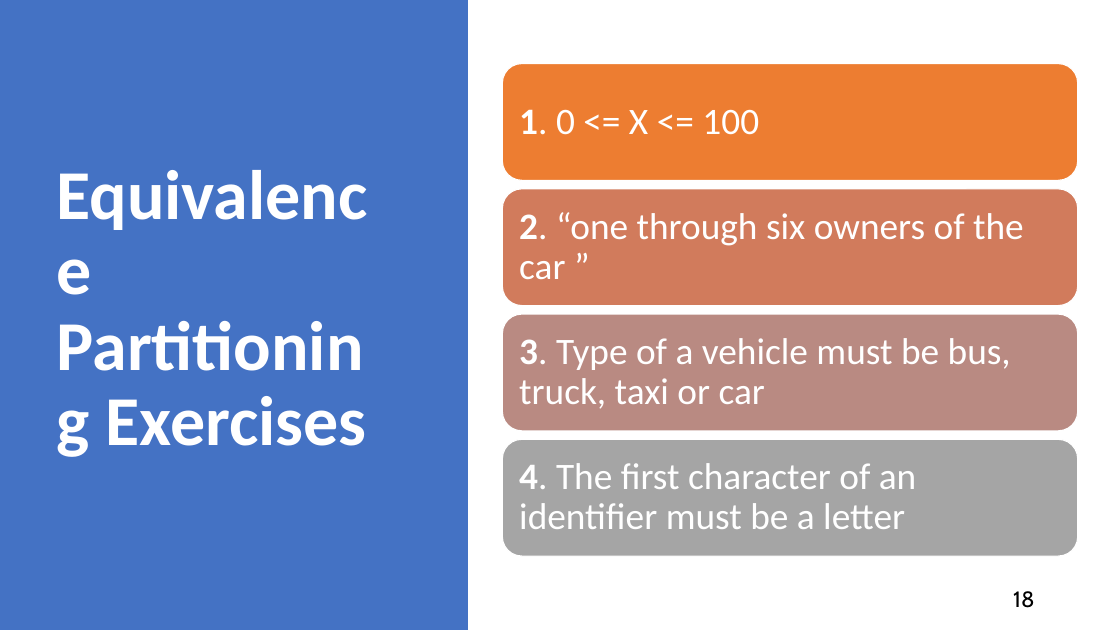
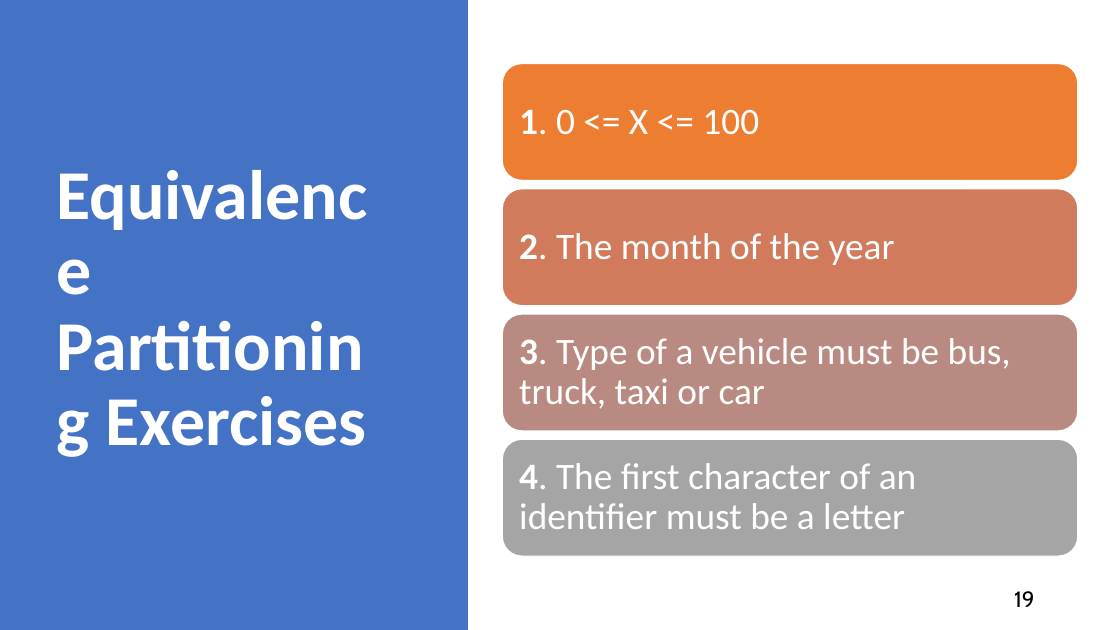
Before and after one commit to kthanasi-git/SW_Engineering, a slide deck: slide 19 of SOFTWARE ENGINEERING/SLIDES/15-Black Box Testing.pptx (slide 18 before the commit). Drawn at 1120x630 pixels with LibreOffice and Linux fonts; fonts in the diff are those of the drawing. Boxes give left, top, right and bottom in pixels: in the first picture for what was removed or moved away, otherwise in the second. Text is boxed around its words. In the diff, an @@ line names an element or a change of style, - is before the commit and + after.

```diff
--- a/SOFTWARE ENGINEERING/SLIDES/15-Black Box Testing.pptx
+++ b/SOFTWARE ENGINEERING/SLIDES/15-Black Box Testing.pptx
@@ text at bbox=[519, 233, 895, 265]: text changed @@
-2. “one through six owners of the car ”
+2. The month of the year
@@ page number at bbox=[1014, 591, 1034, 607]: text changed @@
-18
+19
```
Also in this commit, not shown: 2 other slides changed, 3 slides added, 6 other files.
